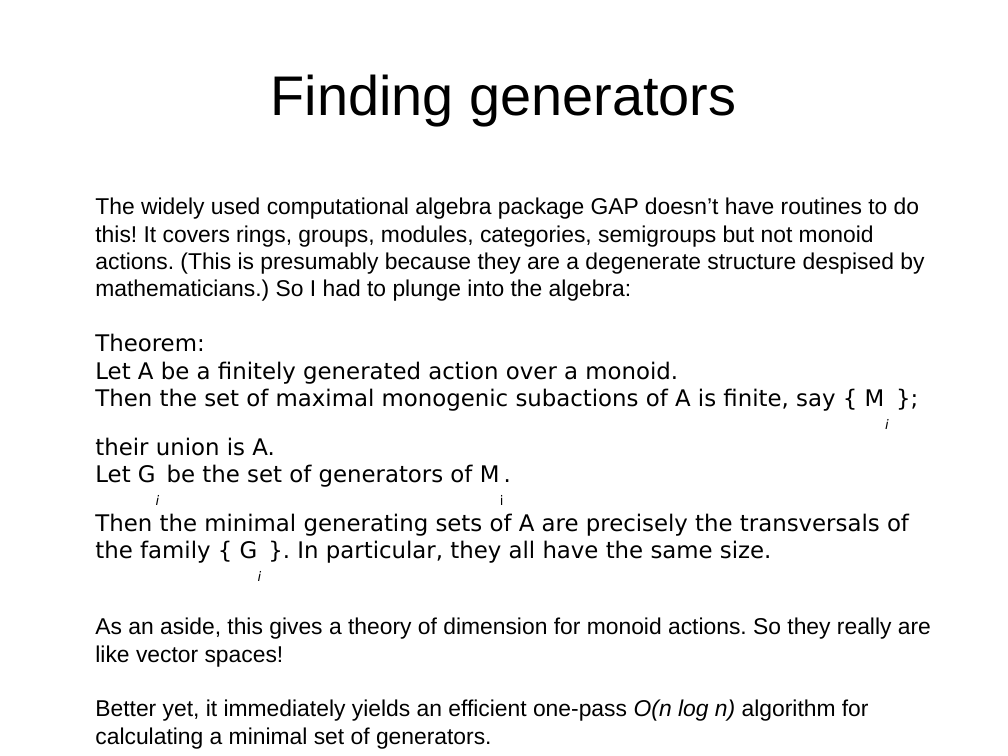
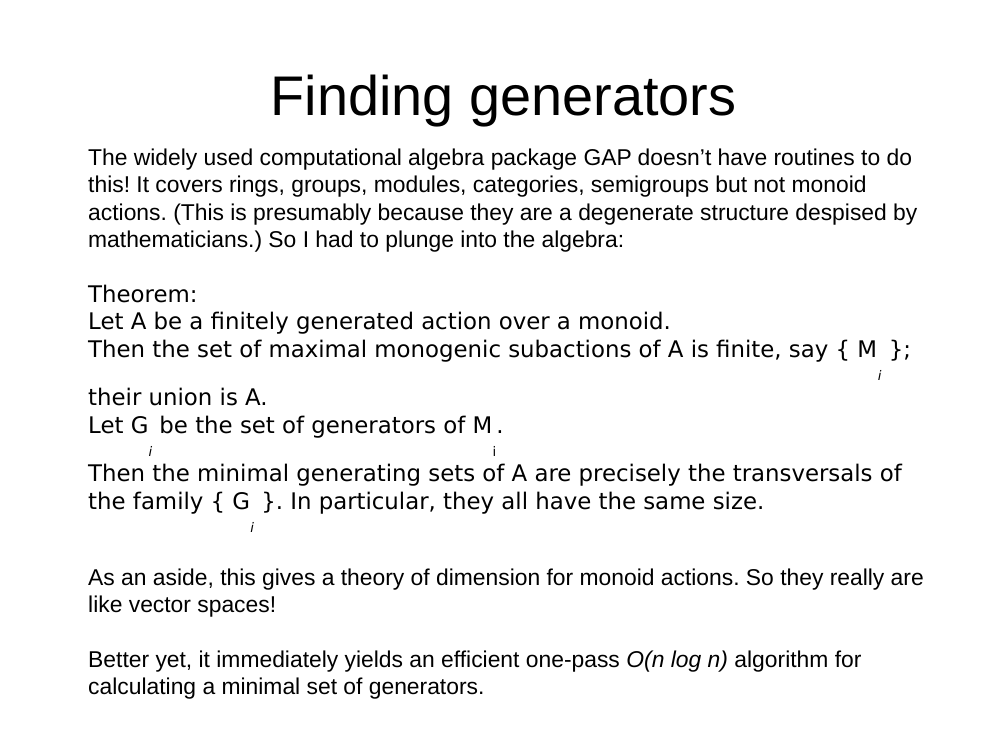
Before and after one commit to fdilke/bewl, a slide deck: slide 11 of notes/BewlSpeedup.pptx. Drawn at 1008x756 pixels with LibreOffice and Linux fonts; fonts in the diff are those of the drawing. Boxes give left, top, right and bottom in pixels: in the first picture for what was removed or moved away, otherwise in the second. Text is boxed around its words. In the diff, an @@ line names an element or a change of style, - is before the commit and + after.

```diff
--- a/notes/BewlSpeedup.pptx
+++ b/notes/BewlSpeedup.pptx
@@ text "The widely used computational algebra ...": place and size @@
-text "The widely used computational algebra ..." at box(95, 197, 931, 721)
+text "The widely used computational algebra ..." at box(88, 148, 924, 672)
```
Also in this commit, not shown: 3 other slides changed.
